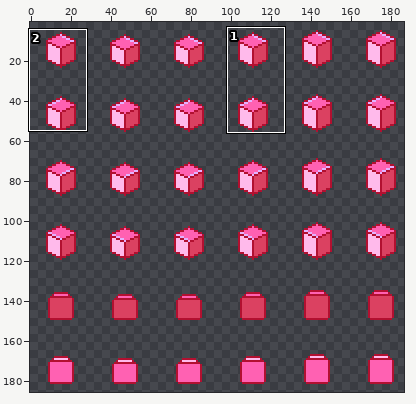
Two states of a sprite sheet, src/assets/cube-angle.png. Above, an overview of the earlier version with the close-up marked.
Close-up. Before the commit:
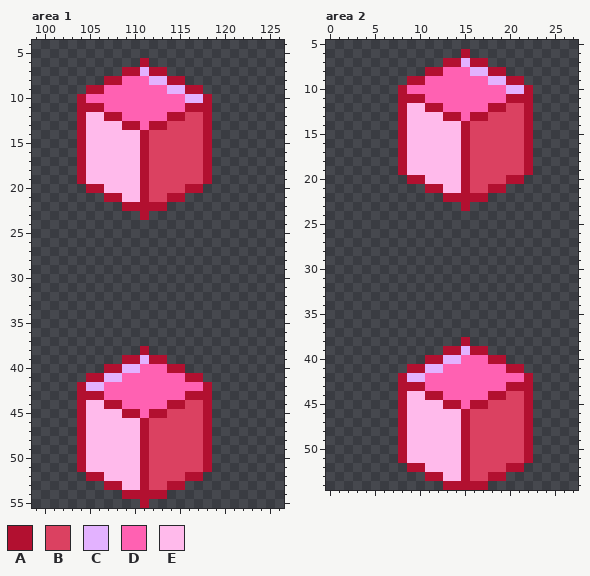
The file is 192x192 pixels. Shown: area 1: x 99..126, y 4..55; area 2: x 0..27, y 5..54. The wide view leaves out empty margins. The commit also changed other parts of the picture, which this record leaves out.
Palette (. is transparent): A #b21030  B #db4161  C #e3b2ff  D #ff61b2  E #ffbaeb
Pixels before, area 1, first column x 104:
 6 .......A.......
 7 .....AACAA.....
 8 ...AADDDCCAA...
 9 .AADDDDDDDCCAA.
10 ADDDDDDDDDDDCCA
11 AAADDDDDDDDDAAA
12 AEEAADDDDDAABBA
13 AEEEEAADAABBBBA
14 AEEEEEEABBBBBBA
15 AEEEEEEABBBBBBA
16 AEEEEEEABBBBBBA
17 AEEEEEEABBBBBBA
18 AEEEEEEABBBBBBA
19 AEEEEEEABBBBBBA
20 .AAEEEEABBBBAA.
21 ...AAEEABBAA...
22 .....AAAAA.....
23 .......A.......
24 ...............
25 ...............
26 ...............
27 ...............
28 ...............
29 ...............
30 ...............
31 ...............
32 ...............
33 ...............
34 ...............
35 ...............
36 ...............
37 ...............
38 .......A.......
39 .....AACAA.....
40 ...AACCDDDAA...
41 .AACCDDDDDDDAA.
42 ACCDDDDDDDDDDDA
43 AAADDDDDDDDDAAA
44 AEEAADDDDDAABBA
45 AEEEEAADAABBBBA
46 AEEEEEEABBBBBBA
47 AEEEEEEABBBBBBA
48 AEEEEEEABBBBBBA
49 AEEEEEEABBBBBBA
50 AEEEEEEABBBBBBA
51 AEEEEEEABBBBBBA
52 .AAEEEEABBBBAA.
53 ...AAEEABBAA...
54 .....AAAAA.....
55 .......A.......
Pixels before, area 2, first column x 8:
 6 .......A.......
 7 .....AACAA.....
 8 ...AADDDCCAA...
 9 .AADDDDDDDCCAA.
10 ADDDDDDDDDDDCCA
11 AAADDDDDDDDDAAA
12 AEEAADDDDDAABBA
13 AEEEEAADAABBBBA
14 AEEEEEEABBBBBBA
15 AEEEEEEABBBBBBA
16 AEEEEEEABBBBBBA
17 AEEEEEEABBBBBBA
18 AEEEEEEABBBBBBA
19 AEEEEEEABBBBBBA
20 .AAEEEEABBBBAA.
21 ...AAEEABBAA...
22 .....AAAAA.....
23 .......A.......
24 ...............
25 ...............
26 ...............
27 ...............
28 ...............
29 ...............
30 ...............
31 ...............
32 ...............
33 ...............
34 ...............
35 ...............
36 ...............
37 ...............
38 .......A.......
39 .....AACAA.....
40 ...AACCDDDAA...
41 .AACCDDDDDDDAA.
42 ACCDDDDDDDDDDDA
43 AAADDDDDDDDDAAA
44 AEEAADDDDDAABBA
45 AEEEEAADAABBBBA
46 AEEEEEEABBBBBBA
47 AEEEEEEABBBBBBA
48 AEEEEEEABBBBBBA
49 AEEEEEEABBBBBBA
50 AEEEEEEABBBBBBA
51 AEEEEEEABBBBBBA
52 .AAEEEEABBBBAA.
53 ...AAEEABBAA...
54 .....AAAAA.....
After the commit:
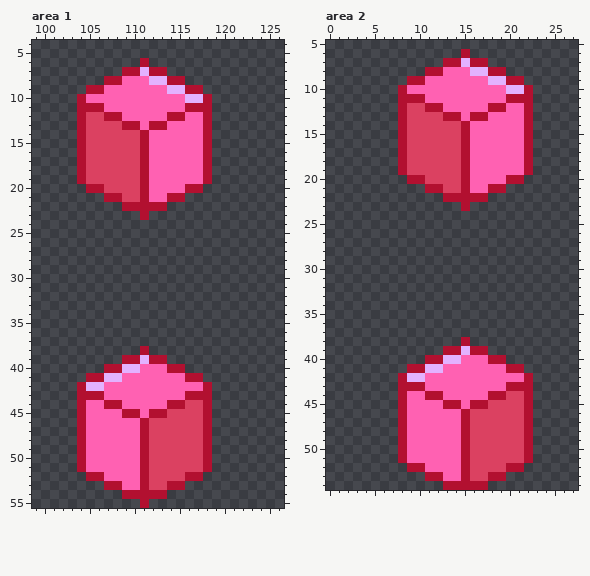
Diff:
Area 1:
Colour E becomes colour B in row 12 at x 105 to 106; in row 13 at x 105 to 108; in rows 14 to 19 at x 105 to 110; in row 20 at x 107 to 110; in row 21 at x 109 to 110.
Colour B becomes colour D in row 12 at x 116 to 117; in row 13 at x 114 to 117; in rows 14 to 19 at x 112 to 117; in row 20 at x 112 to 115; in row 21 at x 112 to 113.
Colour E becomes colour D in row 44 at x 105 to 106; in row 45 at x 105 to 108; in rows 46 to 51 at x 105 to 110; in row 52 at x 107 to 110; in row 53 at x 109 to 110.
Area 2:
Colour E becomes colour B in row 12 at x 9 to 10; in row 13 at x 9 to 12; in rows 14 to 19 at x 9 to 14; in row 20 at x 11 to 14; in row 21 at x 13 to 14.
Colour B becomes colour D in row 12 at x 20 to 21; in row 13 at x 18 to 21; in rows 14 to 19 at x 16 to 21; in row 20 at x 16 to 19; in row 21 at x 16 to 17.
Colour E becomes colour D in row 44 at x 9 to 10; in row 45 at x 9 to 12; in rows 46 to 51 at x 9 to 14; in row 52 at x 11 to 14; in row 53 at x 13 to 14.
